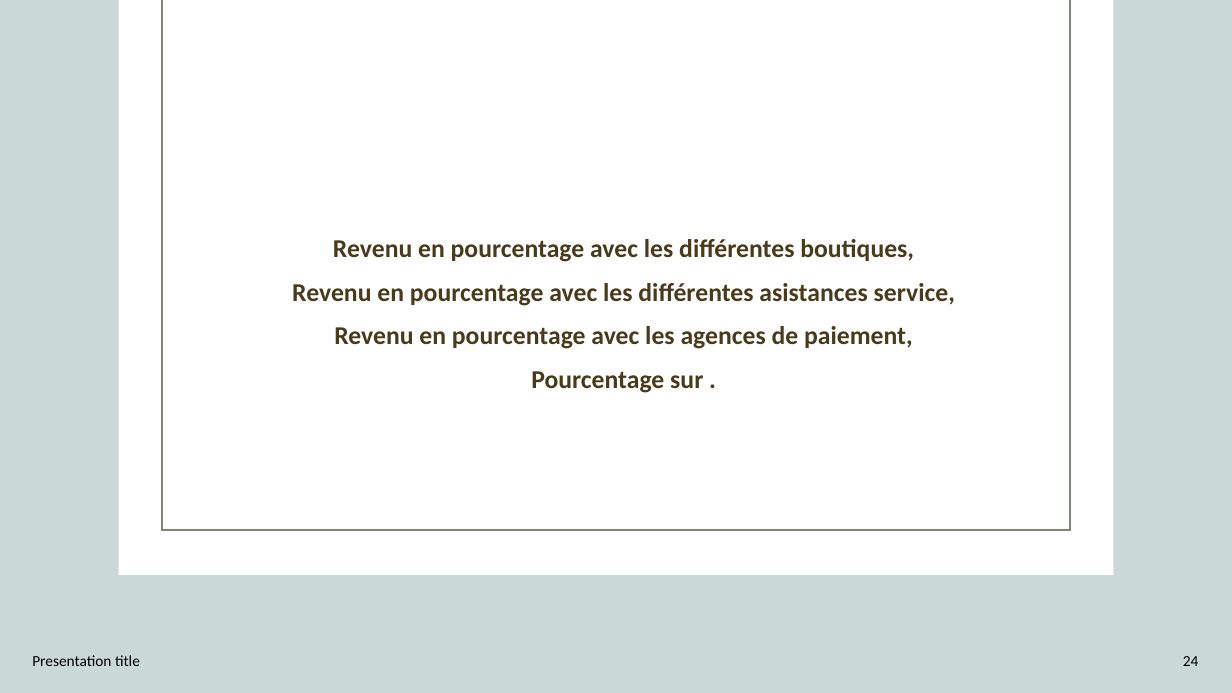
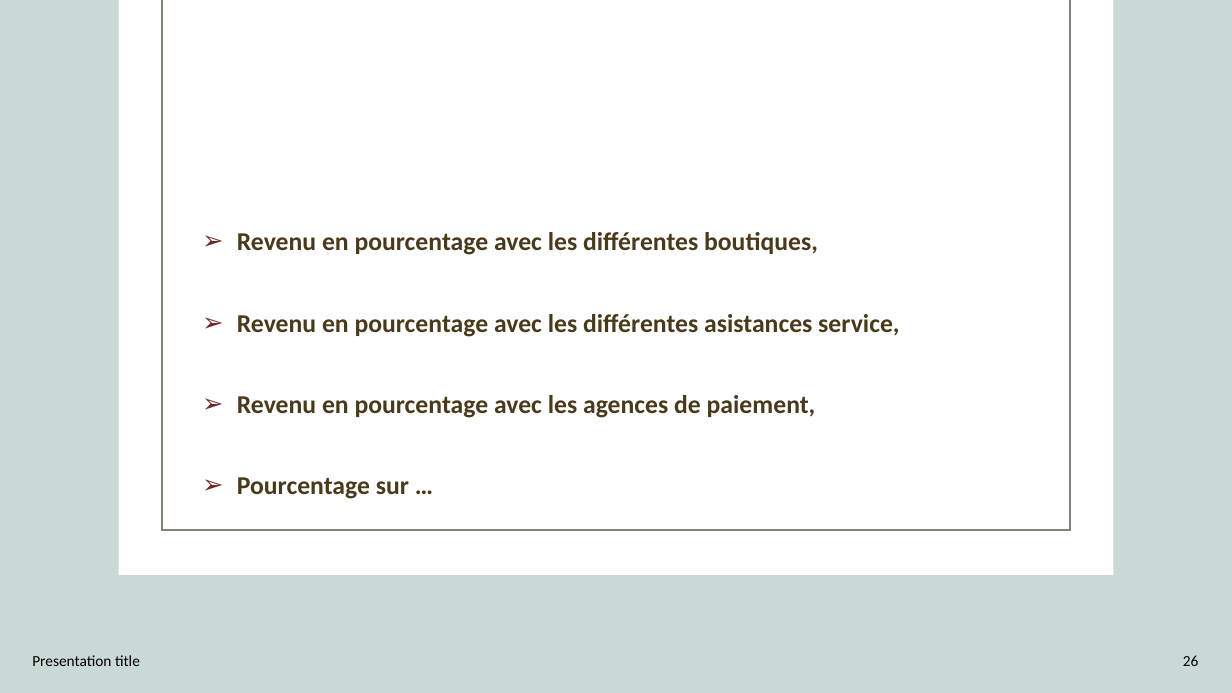
Before and after one commit to AbouSoulama/Projet_de_fin_de_formation_Aboubacar_Soulama, a slide deck: slide 26 of SOULAMA_Aboubacar_CONCEPTION PROJET DE FIN DE FORMATION.pptx (slide 24 before the commit). Drawn at 1232x693 pixels with LibreOffice and Linux fonts; fonts in the diff are those of the drawing; background and template pictures are left out. Boxes give left, top, right and bottom in pixels: in the first picture for what was removed or moved away, otherwise in the second. Text is boxed around its words. In the diff, an @@ line names an element or a change of style, - is before the commit and + after.

```diff
--- a/SOULAMA_Aboubacar_CONCEPTION PROJET DE FIN DE FORMATION.pptx
+++ b/SOULAMA_Aboubacar_CONCEPTION PROJET DE FIN DE FORMATION.pptx
@@ text at [237, 232, 899, 418]: alignment centre to left; bullet none to ➢; line spacing 1 to 0.9 @@
@@ text at [237, 477, 409, 499]: text changed @@
-Pourcentage sur .
+➢ Pourcentage sur …
@@ page number at [1183, 655, 1199, 666]: text changed @@
-24
+26
```
Also in this commit, not shown: 12 other slides changed, 2 slides added, 12 other files.
